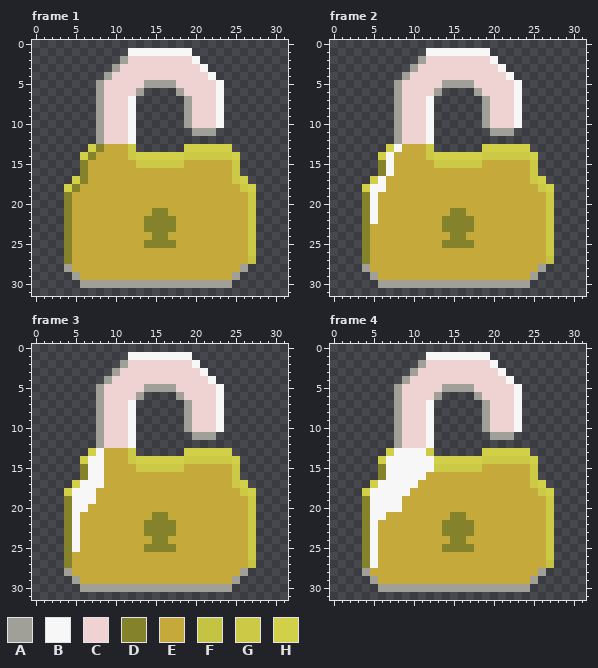
Pixel-art file, stored at Art/Items/lock-shiny.aseprite. That is the earlier state.
32x32 pixels, 17 frames. Shown: frame 1, frame 2, frame 3, frame 4. The commit also changed other frames, which this record leaves out.
Palette (. is transparent): A #a0a099  B #f7f7f7  C #efd2d2  D #84822b  E #c5aa3b  F #c5c344  G #cbc946  H #d2cf48
The result:
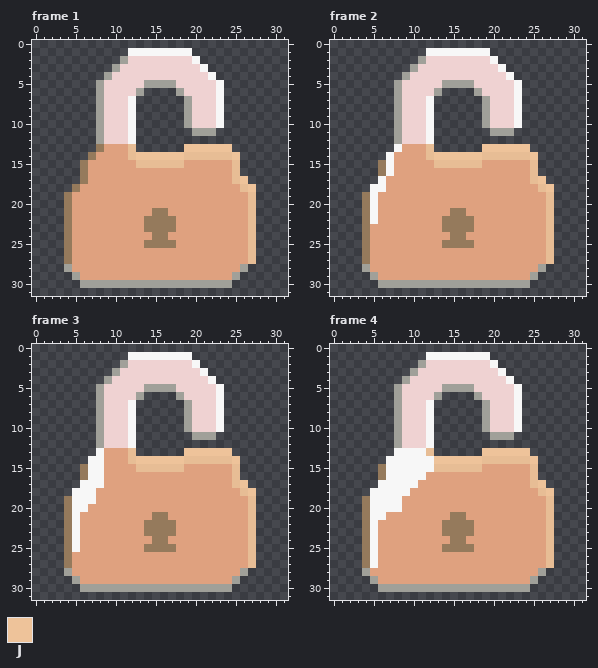
Colours new in this view: J #eec39a
Change:
@@ palette @@
-D #84822b
+D #957a5c
-E #c5aa3b
+E #dfa17f
-G #cbc946
+G #e7bd95
--- frame 1, layer "Tint"
@@ x 0..31 @@
 12 ........ACCCB...................
-13 .......HDEEEG......HHHHHH.......
-14 ......HDEEEEGHHHHHHGGGGGGH......
+13 ........DEEEG......JJJJJJ.......
+14 .......DEEEEGJJJJJJGGGGGGJ......
 15 ......DEEEEEEGGGGGGEEEEEEG......
 16 ......DEEEEEEEEEEEEEEEEEEG......
-17 .....HDEEEEEEEEEEEEEEEEEEGH.....
-18 ....HDEEEEEEEEEEEEEEEEEEEEGH....
+17 ......DEEEEEEEEEEEEEEEEEEGJ.....
+18 .....DEEEEEEEEEEEEEEEEEEEEGJ....
 19 ....DEEEEEEEEEEEEEEEEEEEEEEG....
@@ x 25..29 @@
 26 EEG..
-27 EEF..
+27 EEG..
 28 EA...
--- frame 2, layer "Tint"
@@ x 0..31 @@
 12 ........ACCCB...................
-13 .......HBEEEG......HHHHHH.......
-14 ......HBEEEEGHHHHHHGGGGGGH......
+13 ........BEEEG......JJJJJJ.......
+14 .......BEEEEGJJJJJJGGGGGGJ......
 15 ......DBEEEEEGGGGGGEEEEEEG......
 16 ......DBEEEEEEEEEEEEEEEEEG......
-17 .....HBEEEEEEEEEEEEEEEEEEGH.....
-18 ....HBBEEEEEEEEEEEEEEEEEEEGH....
+17 ......BEEEEEEEEEEEEEEEEEEGJ.....
+18 .....BBEEEEEEEEEEEEEEEEEEEGJ....
 19 ....DBEEEEEEEEEEEEEEEEEEEEEG....
@@ x 25..29 @@
 26 EEG..
-27 EEF..
+27 EEG..
 28 EA...
--- frame 3, layer "Tint"
@@ x 0..31 @@
 12 ........ACCCB...................
-13 .......HBEEEG......HHHHHH.......
-14 ......HBBEEEGHHHHHHGGGGGGH......
+13 ........BEEEG......JJJJJJ.......
+14 .......BBEEEGJJJJJJGGGGGGJ......
 15 ......DBBEEEEGGGGGGEEEEEEG......
 16 ......DBBEEEEEEEEEEEEEEEEG......
-17 .....HBBBEEEEEEEEEEEEEEEEGH.....
-18 ....HBBBEEEEEEEEEEEEEEEEEEGH....
+17 ......BBBEEEEEEEEEEEEEEEEGJ.....
+18 .....BBBEEEEEEEEEEEEEEEEEEGJ....
 19 ....DBBBEEEEEEEEEEEEEEEEEEEG....
@@ x 25..29 @@
 26 EEG..
-27 EEF..
+27 EEG..
 28 EA...
--- frame 4, layer "Tint"
@@ x 0..31 @@
 12 ........ACCCB...................
-13 .......HBBBBG......HHHHHH.......
-14 ......HBBBBBBHHHHHHGGGGGGH......
+13 ........BBBBG......JJJJJJ.......
+14 .......BBBBBBJJJJJJGGGGGGJ......
 15 ......DBBBBBBGGGGGGEEEEEEG......
 16 ......DBBBBBEEEEEEEEEEEEEG......
-17 .....HBBBBBEEEEEEEEEEEEEEGH.....
-18 ....HBBBBBEEEEEEEEEEEEEEEEGH....
+17 ......BBBBBEEEEEEEEEEEEEEGJ.....
+18 .....BBBBBEEEEEEEEEEEEEEEEGJ....
 19 ....DBBBBEEEEEEEEEEEEEEEEEEG....
@@ x 25..29 @@
 26 EEG..
-27 EEF..
+27 EEG..
 28 EA...
